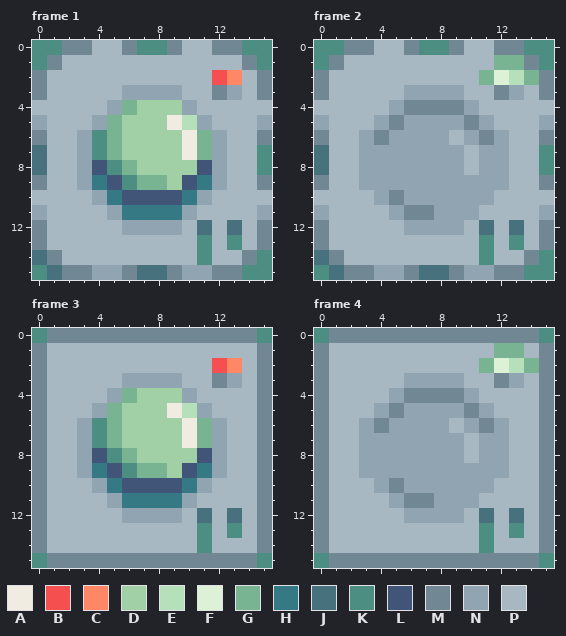
Pixel-art file -- public/assets/graphics/snek-button.ase. The picture above was drawn from the file before the commit.
16x16 pixels, 13 frames. Shown: frame 1, frame 2, frame 3, frame 4. The commit also changed other frames, which this record leaves out.
Palette (. is transparent): A #f0ece2  B #f54f4f  C #ff8766  D #a1d0a6  E #b5e0ba  F #dcf1d6  G #78b392  H #357985  J #46717d  K #4c8f82  L #405578  M #728794  N #90a5b1  P #a7b8c2
After:
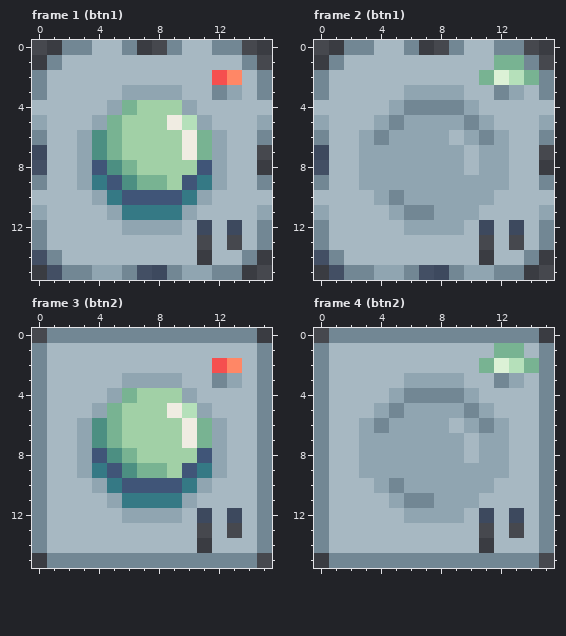
What changed:
layer "bg" now hidden
Colour J changes from #46717d to #40557883.
Frame 1 (btn1):
Colour K is gone in row 0 at x 0 to 1, 7 to 8 and 14 to 15; in row 1 at x 0 and 15; in rows 7 to 8 at x 15; in row 13 at x 11 and 13; in row 14 at x 11 and 15; in row 15 at x 0 and 14 to 15.
Frame 2 (btn1): the same change as frame 1 (btn1)
Frame 3 (btn2):
Colour K is gone in row 0 at x 0 and 15; in row 13 at x 11 and 13; in row 14 at x 11; in row 15 at x 0 and 15.
Frame 4 (btn2): the same change as frame 3 (btn2)
